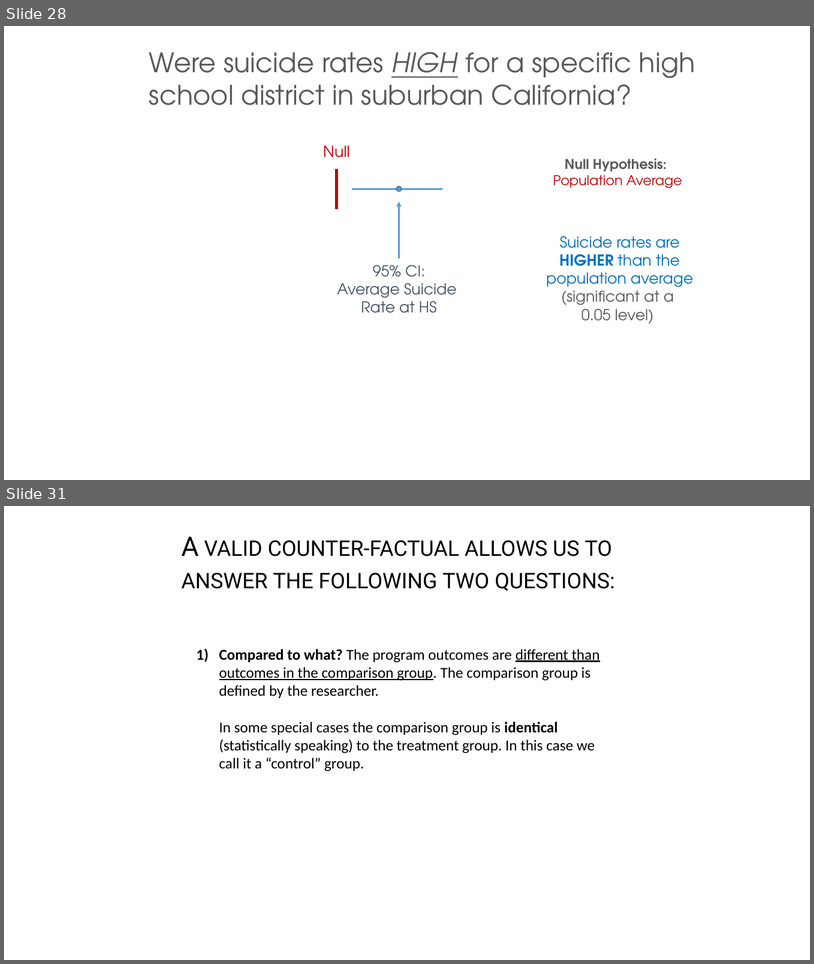
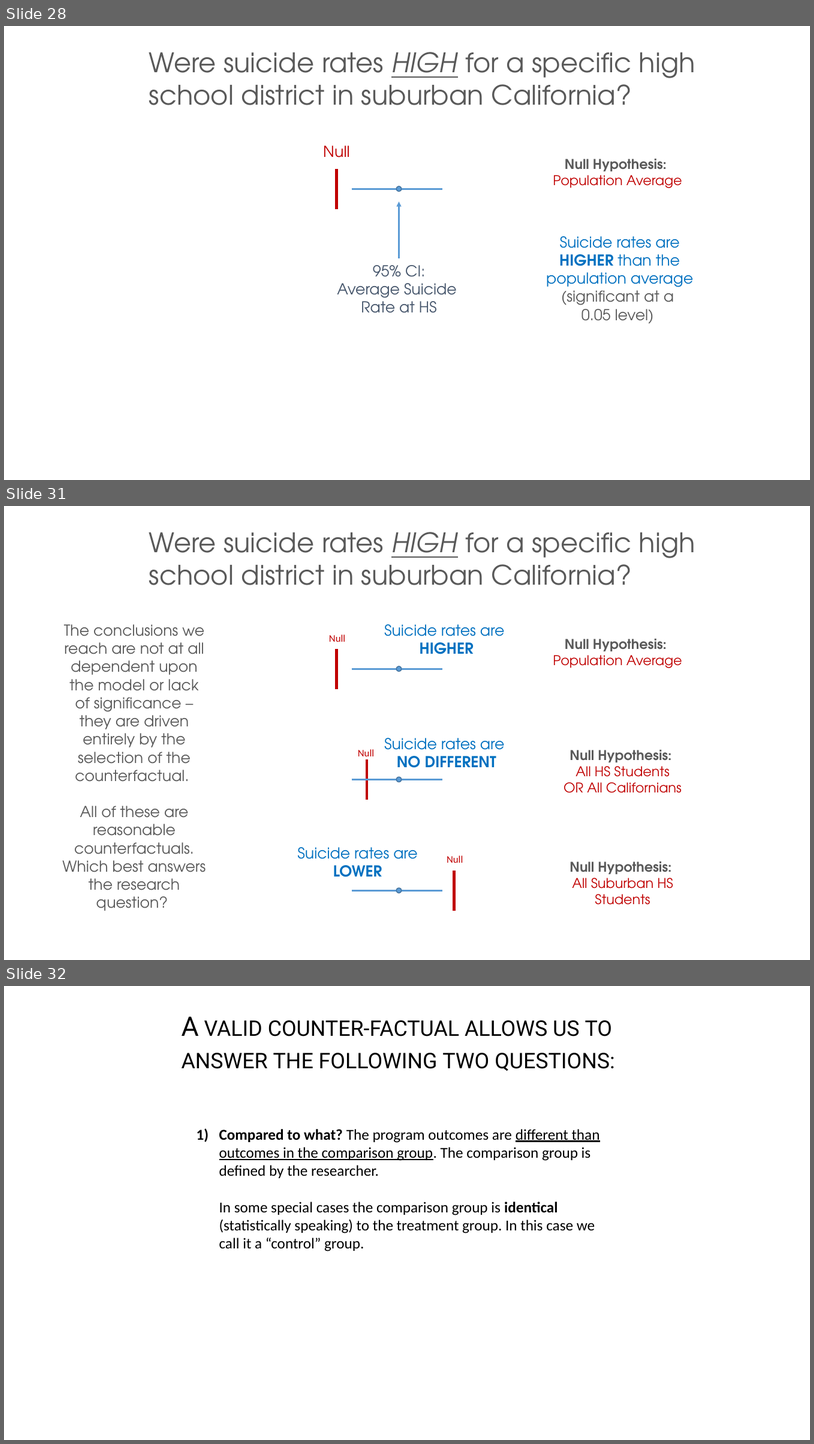
Before and after one commit to DS4PS/cpp-524-spr-2020, a slide deck: lectures/p-01-intro-to-counterfactuals.pptx. Shown one above the other, each under a label of ours: slides 28 and 31 before the commit, slides 28, 31 and 32 after it; the slides between them are not shown. The pictures are 814x964 and 814x1444 pixels, drawn with LibreOffice and Linux fonts; fonts in the diff are those of the drawing. Boxes give left, top, right and bottom in pixels: in the first picture for what was removed or moved away, otherwise in the second. Text is boxed around its words. In the diff, an @@ line names an element or a change of style, - is before the commit and + after.

```diff
--- a/lectures/p-01-intro-to-counterfactuals.pptx
+++ b/lectures/p-01-intro-to-counterfactuals.pptx
@@ slide 31 added at [4,506,810,960], background #FFFFFF @@
@@ text added at [149,532,696,585], 32 pt, text #595959 @@
+Were suicide rates HIGH for a specific high school district in suburban California?
@@ text added at [62,624,206,910], 18 pt, text #595959 @@
+The conclusions we reach are not at all dependent upon the model or lack of significance – they are driven entirely by the selection of the counterfactual.
+All of these are reasonable counterfactuals. Which best answers the research question?
@@ text added at [384,624,504,654], 18 pt, text #0070C0 @@
+Suicide rates are
+HIGHER
@@ text added at [329,634,345,642], 12 pt, text #C00000 @@
+Null
@@ line added from (337, 649) to (337, 690), #C00000 3 pt @@
@@ text added at [553,639,683,668], 16 pt, text #C00000 @@
+Null Hypothesis:
+Population Average
@@ ellipse added at [396,666,401,671], fill #5B9BD5, outline #43739E 1 pt @@
@@ line added from (352, 669) to (443, 669), #5B9BD5 2 pt @@
@@ text added at [384,738,504,768], 18 pt, text #0070C0 @@
+Suicide rates are
+NO DIFFERENT
@@ text added at [358,749,374,756], 12 pt, text #C00000 @@
+Null
@@ text added at [564,750,682,793], 16 pt, text #C00000 @@
+Null Hypothesis:
+All HS Students
+OR All Californians
@@ line added from (367, 759) to (367, 800), #C00000 3 pt @@
@@ line added from (352, 780) to (443, 780), #5B9BD5 2 pt @@
@@ ellipse added at [396,777,401,782], fill #5B9BD5, outline #43739E 1 pt @@
@@ text added at [297,847,417,877], 18 pt, text #0070C0 @@
+Suicide rates are LOWER
@@ text added at [447,855,463,862], 12 pt, text #C00000 @@
+Null
@@ text added at [570,861,673,904], 16 pt, text #C00000 @@
+Null Hypothesis:
+All Suburban HS
+Students
@@ line added from (455, 870) to (455, 911), #C00000 3 pt @@
@@ line added from (352, 891) to (443, 891), #5B9BD5 2 pt @@
@@ ellipse added at [396,888,401,892], fill #5B9BD5, outline #43739E 1 pt @@
@@ what was slide 31 is now slide 32 @@
```
Also in this commit, not shown: 2 slides changed, 13 other slides added, 6 other files.
